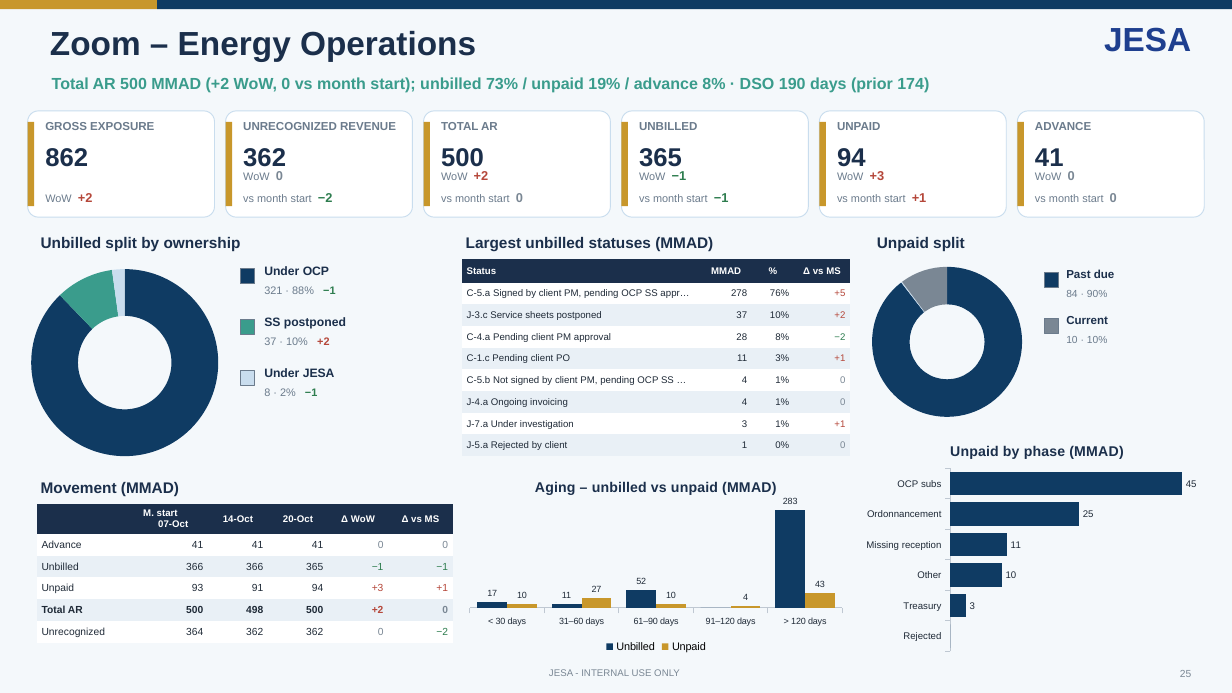
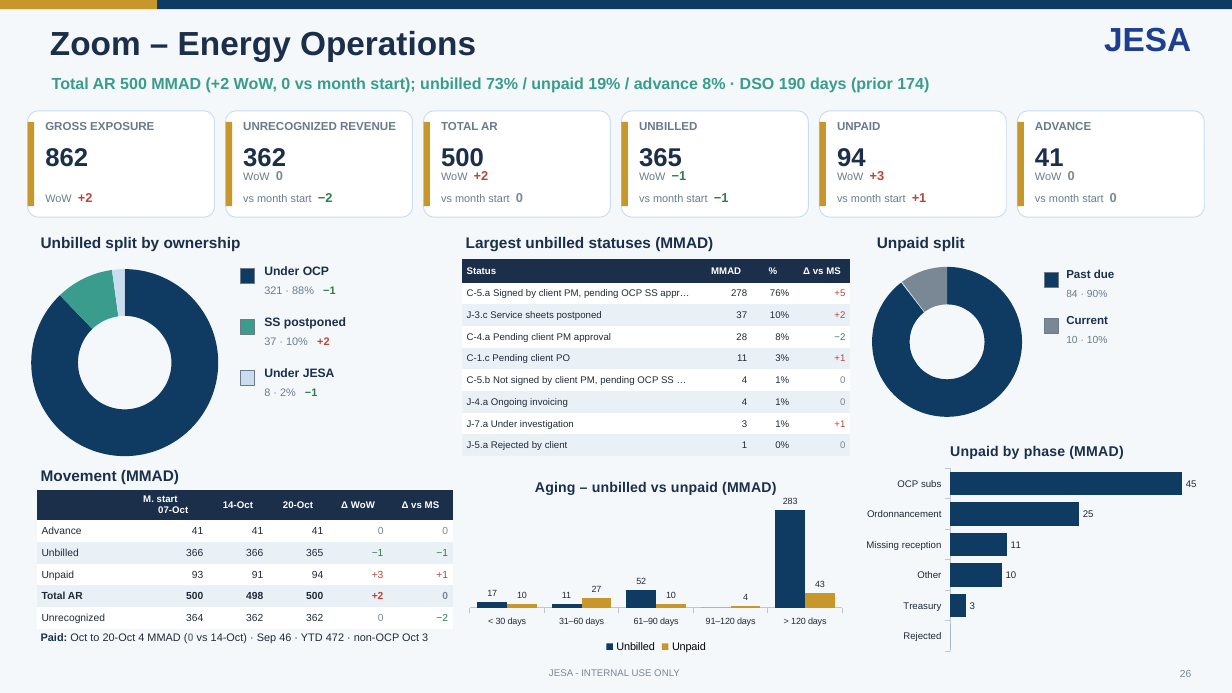
Before and after one commit to cherkaouihassan-art/Skills-Repo, a slide deck: slide 26 of weekly-ar-cash-deck/output/JESA_AR_Cash_Position_2026-10-21.pptx (slide 25 before the commit). Drawn at 1232x693 pixels with LibreOffice and Linux fonts; fonts in the diff are those of the drawing. Boxes give left, top, right and bottom in pixels: in the first picture for what was removed or moved away, otherwise in the second. Text is boxed around its words. In the diff, an @@ line names an element or a change of style, - is before the commit and + after.

```diff
--- a/weekly-ar-cash-deck/output/JESA_AR_Cash_Position_2026-10-21.pptx
+++ b/weekly-ar-cash-deck/output/JESA_AR_Cash_Position_2026-10-21.pptx
@@ text "Movement (MMAD)": place and size @@
-text "Movement (MMAD)" at bbox=[41, 482, 179, 496]
+text "Movement (MMAD)" at bbox=[41, 470, 179, 484]
@@ table: place and size @@
-table at bbox=[37, 504, 453, 641]
+table at bbox=[37, 490, 453, 627]
@@ text added at bbox=[41, 633, 428, 643], 8.5 pt, text #1F2A37 @@
+Paid: Oct to 20-Oct 4 MMAD (0 vs 14-Oct) · Sep 46 · YTD 472 · non-OCP Oct 3
```
Also in this commit, not shown: 29 other slides changed, 1 slide added, 6 other files.
